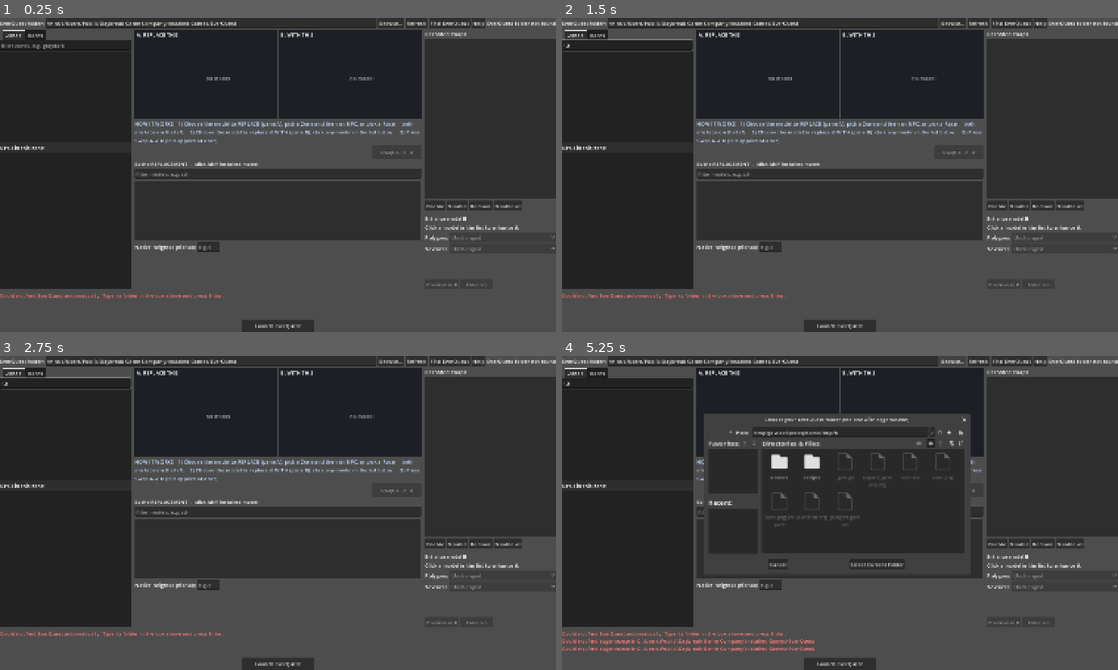
Above: before the commit, frames 1-4 (two rows, left to right).
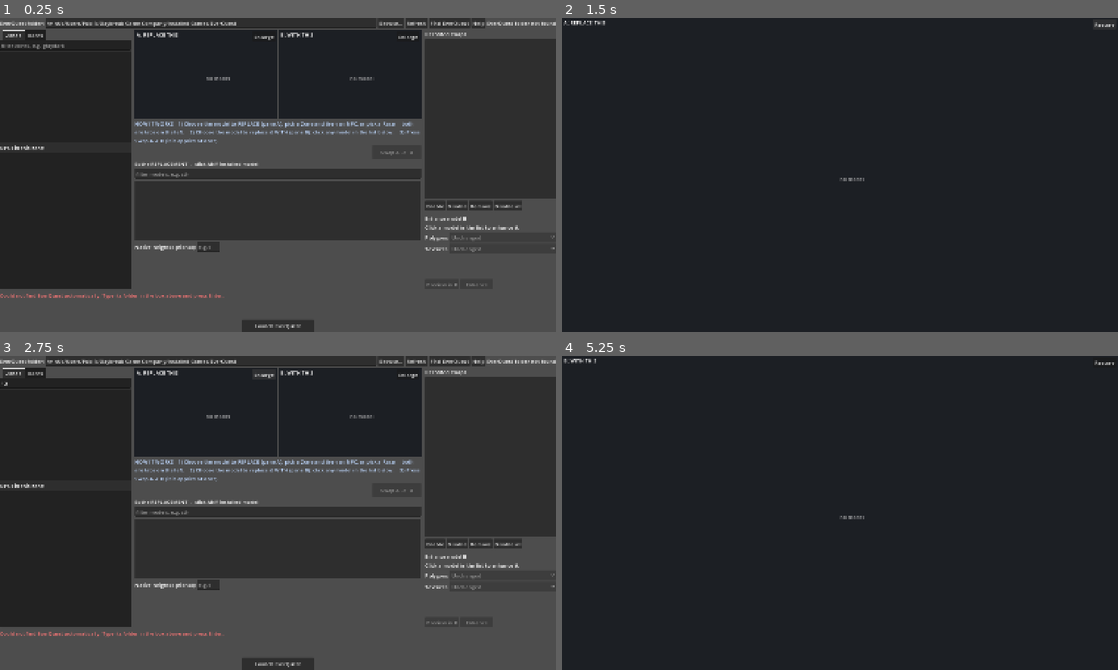
Above: after the commit, the same moments.

Repository: iamfuzz/tweeq
Game: Godot game, scene res://scenes/main.tscn
Two runs of this game, one before a commit and one after it. Both use one fixed random seed, a clock stepped at 60 frames per second and the inputs below.
Inputs (mouse positions are in pixels of both pictures, inside the frame that each line leads up to):
- Up to frame 1 (0.25 s): no input
- Up to frame 2 (1.5 s): click (628, 46) at 0.52 s; type "12" at 0.6 s; click (823, 36) at 1.25 s, where only the run after the commit has a clickable "Enlarge"
- Up to frame 3 (2.75 s): click (544, 362) at 2 s, where only the run after the commit has a clickable "Restore"
- Up to frame 4 (5.25 s): click (967, 374) at 2.75 s, where only the run after the commit has a clickable "Enlarge"; click (840, 663) at 3.5 s, where only the run before the commit has a clickable "Launch EverQuest"; click (840, 663) at 4.25 s, where only the run before the commit has a clickable "Launch EverQuest"; click (951, 362) at 5 s, where only the run before the commit has a clickable "Browse..."

The runs differ from the first frame. In frame 1, less than 0.1% of the frame differs, in the area x 45-76%, y 5-8%; in frame 2, 41%; in frame 3, 0.2%; in frame 4, 42%, in the area x 0-100%, y 0-100%.

Commit message:
Enlarge a preview to fill the window (button, double-click, Esc)
Co-Authored-By: Claude Sonnet 5.5 <noreply@anthropic.com>

Diff:
--- a/app/ui/scripts/main.gd
+++ b/app/ui/scripts/main.gd
@@ -16,6 +16,7 @@
 
 [b]The viewers[/b]
 Drag to rotate, mouse wheel to zoom. The two viewers work independently. The first time a model is shown it is converted, which takes a moment.
+[b]Enlarge[/b] (button in a viewer's top-right corner, or double-click the viewer) makes that viewer fill the whole window so you can study the model; [b]Restore[/b], the same double-click, or the Esc key brings the normal layout back.
 
 [b]Native height[/b]
 The scale the client uses for the model. The app fills in the replacement model's own value when it knows it; leave it unless a model looks the wrong size.
@@ -86,6 +87,10 @@
 var build_btn: Button
 var pane_b_enhanced := ""  # tag whose ENHANCED preview pane B is showing (keep it until another model is picked)
 var needs_build: Array = []
+var panes_box: HBoxContainer          # holds panes A and B
+var _max_pane = null                  # the pane currently enlarged to fill the window (null = normal layout)
+var _max_hidden: Array = []           # controls hidden while a pane is enlarged
+var _max_old_flags := 0
 var scan_note := ""  # shown in the banner when the model list is missing or may be out of date
 var scan_overlay  # scripts/scan_overlay.gd
 var rescan_btn: Button
@@ -202,6 +207,7 @@
 	detail_label.custom_minimum_size.x = 100
 	centre.add_child(detail_label)
 	var panes := HBoxContainer.new()
+	panes_box = panes
 	centre.add_child(panes)
 	pane_a = ViewerPane.new("A: REPLACE THIS")
 	pane_a.size_flags_horizontal = Control.SIZE_EXPAND_FILL
@@ -211,6 +217,8 @@
 	pane_b.size_flags_horizontal = Control.SIZE_EXPAND_FILL
 	pane_b.custom_minimum_size = Vector2(300, 270)
 	panes.add_child(pane_b)
+	pane_a.maximize_requested.connect(_toggle_maximize)
+	pane_b.maximize_requested.connect(_toggle_maximize)
 	var steps := _label("HOW IT WORKS   1) Choose the model to REPLACE (pane A): pick a Zone and then an NPC, or pick a Race  -  both are tabs on the left."
 			+ "    2) Choose the model to replace it WITH (pane B): click any model in the list below."
 			+ "    3) Press Swap A -> B (it is applied at once).")
@@ -668,6 +676,44 @@
 		log_line("preview %s: %s" % [tag, why.left(200)], true)
 
 
+# ------------------------------------------------------------------ enlarge a preview
+## Enlarge `pane` to fill the whole window (hide everything else), or put the normal layout back. The pane itself is
+## never reloaded, so the model, its animation and the camera angle stay as they were.
+func _toggle_maximize(pane) -> void:
+	if _max_pane != null:
+		_restore_layout()
+		return
+	_max_pane = pane
+	var n: Node = pane
+	while n != self and n.get_parent() != null:
+		for sib in n.get_parent().get_children():
+			if sib != n and sib is Control and sib != scan_overlay and sib.visible:
+				sib.visible = false
+				_max_hidden.append(sib)
+		n = n.get_parent()
+	_max_old_flags = panes_box.size_flags_vertical
+	panes_box.size_flags_vertical = Control.SIZE_EXPAND_FILL
+	pane.set_maximized(true)
+
+
+func _restore_layout() -> void:
+	for c in _max_hidden:
+		if is_instance_valid(c):
+			c.visible = true
+	_max_hidden.clear()
+	panes_box.size_flags_vertical = _max_old_flags
+	if _max_pane != null:
+		_max_pane.set_maximized(false)
+	_max_pane = null
+	_update_banner()                     # anything that changed while the window was covered gets its right visibility
+
+
+func _unhandled_key_input(event: InputEvent) -> void:
+	if _max_pane != null and event is InputEventKey and event.pressed and event.keycode == KEY_ESCAPE:
+		_restore_layout()
+		get_viewport().set_input_as_handled()
+
+
 # ------------------------------------------------------------------ enhance
 func _on_enhanced_preview(path: String, title: String) -> void:
 	pane_b.set_title(title)
--- a/app/ui/scripts/smoke_test.gd
+++ b/app/ui/scripts/smoke_test.gd
@@ -241,10 +241,41 @@
 	m._update_add_state()
 	check(m.check_worst == "error" and m.add_btn.disabled, "same-model swap raises an error and disables Add swap")
 
+	await _enlarge_checks(m)
 	await _enhance_checks(m, backend)
 
 	print("DONE failures=%d" % failures)
 	quit(1 if failures > 0 else 0)
+
+
+## Enlarging a preview: it fills the window, nothing is reloaded, and Esc / double-click / the button put things back.
+func _enlarge_checks(m: Control) -> void:
+	var had_model: bool = m.pane_a.has_model()
+	m._toggle_maximize(m.pane_a)
+	await process_frame
+	await process_frame
+	check(m.pane_a.is_visible_in_tree() and not m.pane_b.is_visible_in_tree() and not m.tabs.is_visible_in_tree() and not m.model_list.is_visible_in_tree() and not m.swap_list.is_visible_in_tree(),
+			"Enlarge: only pane A is left on screen")
+	check(m.pane_a.size.x > m.size.x * 0.8 and m.pane_a.size.y > m.size.y * 0.6,
+			"Enlarge: pane A fills the window (%s of %s)" % [str(m.pane_a.size), str(m.size)])
+	check(m.pane_a.has_model() == had_model, "Enlarge: the model was not reloaded")
+	var esc := InputEventKey.new()
+	esc.keycode = KEY_ESCAPE
+	esc.pressed = true
+	m._unhandled_key_input(esc)
+	await process_frame
+	check(m._max_pane == null and m.pane_a.is_visible_in_tree() and m.pane_b.is_visible_in_tree() and m.tabs.is_visible_in_tree() and m.model_list.is_visible_in_tree() and m.swap_list.is_visible_in_tree(),
+			"Esc restores the normal layout")
+	var dbl := InputEventMouseButton.new()
+	dbl.button_index = MOUSE_BUTTON_LEFT
+	dbl.pressed = true
+	dbl.double_click = true
+	m.pane_b._on_gui_input(dbl)
+	await process_frame
+	check(m._max_pane == m.pane_b and m.pane_b.is_visible_in_tree() and not m.pane_a.is_visible_in_tree(), "double-clicking pane B enlarges it")
+	m._toggle_maximize(m.pane_b)
+	await process_frame
+	check(m._max_pane == null and m.pane_a.is_visible_in_tree() and m.pane_b.is_visible_in_tree(), "the button/double-click again restores")
 
 
 func _wait_idle(panel, limit_s: float) -> bool:
--- a/app/ui/scripts/viewer_pane.gd
+++ b/app/ui/scripts/viewer_pane.gd
@@ -4,7 +4,11 @@
 ## Two of these side by side give the A/B comparison; dragging one never moves the other
 ## because each pane's mouse overlay only receives events inside its own rect.
 
+## Emitted by the Enlarge/Restore button and by double-clicking the pane; the main window does the enlarging.
+signal maximize_requested(pane)
+
 var title := ""
+var _max_btn: Button
 var _vp: SubViewport
 var _pivot: Node3D
 var _cam: Camera3D
@@ -58,6 +62,17 @@
 	overlay.mouse_filter = Control.MOUSE_FILTER_STOP
 	overlay.gui_input.connect(_on_gui_input)
 	add_child(overlay)
+	_max_btn = Button.new()                      # added after the overlay so it sits on top and gets the click
+	_max_btn.text = "Enlarge"
+	_max_btn.focus_mode = Control.FOCUS_NONE
+	_max_btn.anchor_left = 1.0
+	_max_btn.anchor_right = 1.0
+	_max_btn.offset_left = -76.0
+	_max_btn.offset_right = -6.0
+	_max_btn.offset_top = 4.0
+	_max_btn.offset_bottom = 30.0
+	_max_btn.pressed.connect(func() -> void: maximize_requested.emit(self))
+	add_child(_max_btn)
 	_title_label = Label.new()
 	_title_label.text = title
 	_title_label.position = Vector2(6, 2)
@@ -70,6 +85,12 @@
 	add_child(_msg)
 	_apply_camera()
 	show_message("no model")
+
+
+## The main window calls this so the button reads "Restore" while this pane is the enlarged one.
+func set_maximized(on: bool) -> void:
+	if _max_btn:
+		_max_btn.text = "Restore" if on else "Enlarge"
 
 
 func show_message(text: String) -> void:
@@ -170,7 +191,10 @@
 func _on_gui_input(ev: InputEvent) -> void:
 	if ev is InputEventMouseButton:
 		var mb: InputEventMouseButton = ev
-		if mb.button_index == MOUSE_BUTTON_LEFT:
+		if mb.button_index == MOUSE_BUTTON_LEFT and mb.pressed and mb.double_click:
+			_dragging = false
+			maximize_requested.emit(self)            # double-click toggles enlarge / restore
+		elif mb.button_index == MOUSE_BUTTON_LEFT:
 			_dragging = mb.pressed
 		elif mb.pressed and mb.button_index == MOUSE_BUTTON_WHEEL_UP:
 			_dist = maxf(_dist * 0.9, 0.5)
